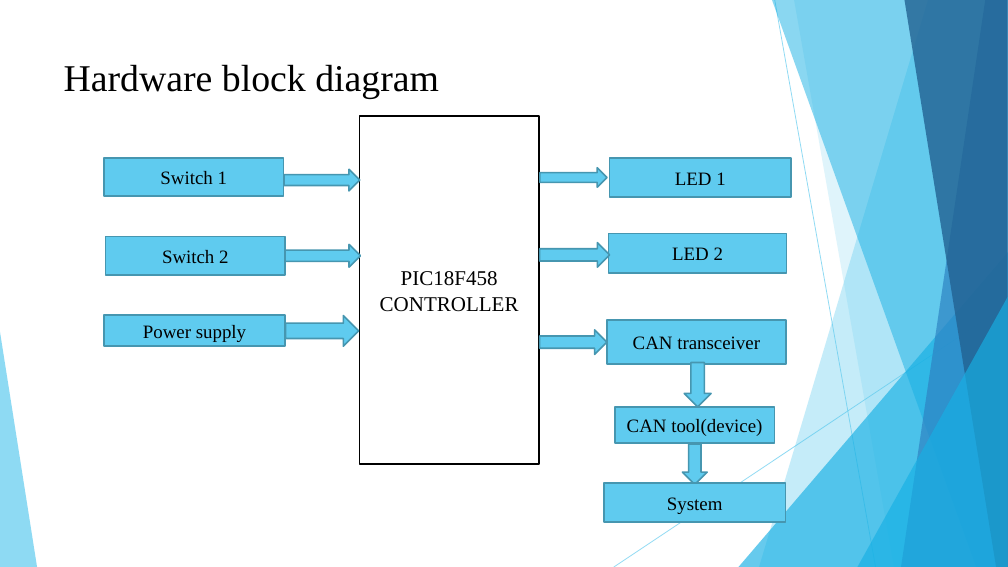
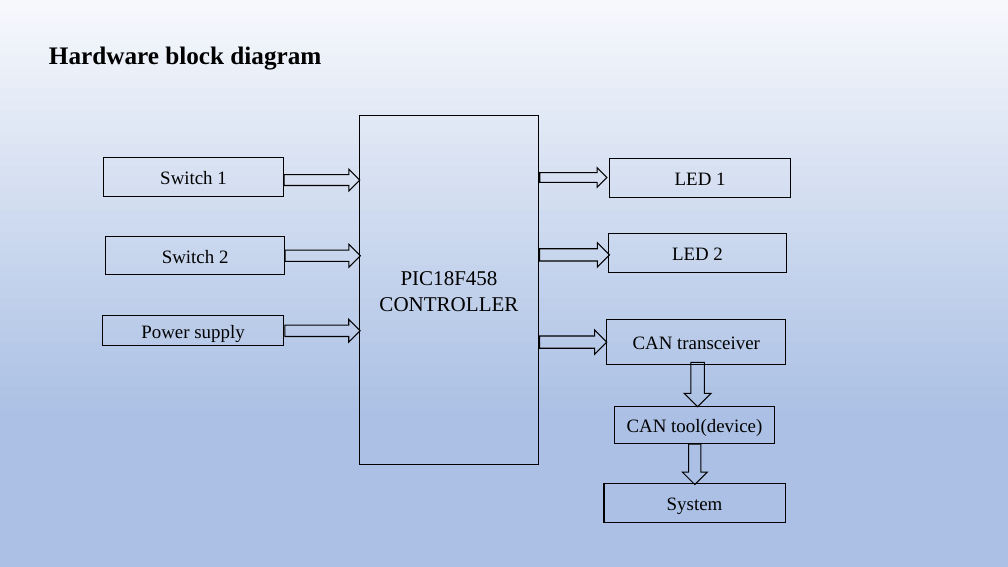
Before and after one commit to SKUP-BATCH4/TEAM-1_WIPER-AND-WASHER, a slide deck: slide 7 of WIPER_AND_WASHER10.pptx (slide 5 before the commit). Drawn at 1008x567 pixels with LibreOffice and Linux fonts; fonts in the diff are those of the drawing. Boxes give left, top, right and bottom in pixels: in the first picture for what was removed or moved away, otherwise in the second. Text is boxed around its words. In the diff, an @@ line names an element or a change of style, - is before the commit and + after.

```diff
--- a/WIPER_AND_WASHER10.pptx
+++ b/WIPER_AND_WASHER10.pptx
@@ background #FFFFFF to gradient #F6F8FC to #ABC0E4 to #C7D5ED @@
@@ title "Hardware block diagram": place and size @@
-title "Hardware block diagram" at [64, 64, 439, 99]
+title "Hardware block diagram" at [49, 46, 321, 70]
@@ title "Hardware block diagram" at [49, 46, 321, 70]: size 36 to 24 pt, bold on; line spacing 1 to 0.9; vertical alignment top to middle @@
@@ rectangle "PIC18F458" at [359, 116, 538, 464]: fill #FFFFFF to none; outline #000000 1.5 pt to #000000 1 pt @@
@@ fill #5FCBEF to none; outline #4696B1 1.5 pt to #000000 1 pt in 16 elements at [609, 158, 791, 197], [607, 320, 786, 364], [615, 407, 774, 443], [604, 483, 786, 523], [104, 158, 283, 197], [106, 237, 285, 275], [609, 234, 786, 273], [103, 315, 284, 346], [284, 169, 360, 191], [540, 168, 607, 188], [540, 330, 607, 354], [684, 363, 711, 407], [683, 444, 708, 485], [285, 244, 360, 267], [540, 243, 609, 267], [285, 320, 360, 343] @@
@@ right arrow: place and size @@
-right arrow at [286, 315, 359, 346]
+right arrow at [285, 320, 360, 343]
@@ group removed at [0, 0, 1008, 567]: 5 freeform shapes, 3 triangles, 2 lines @@
```
Also in this commit, not shown: 12 other slides changed, 3 slides added.
